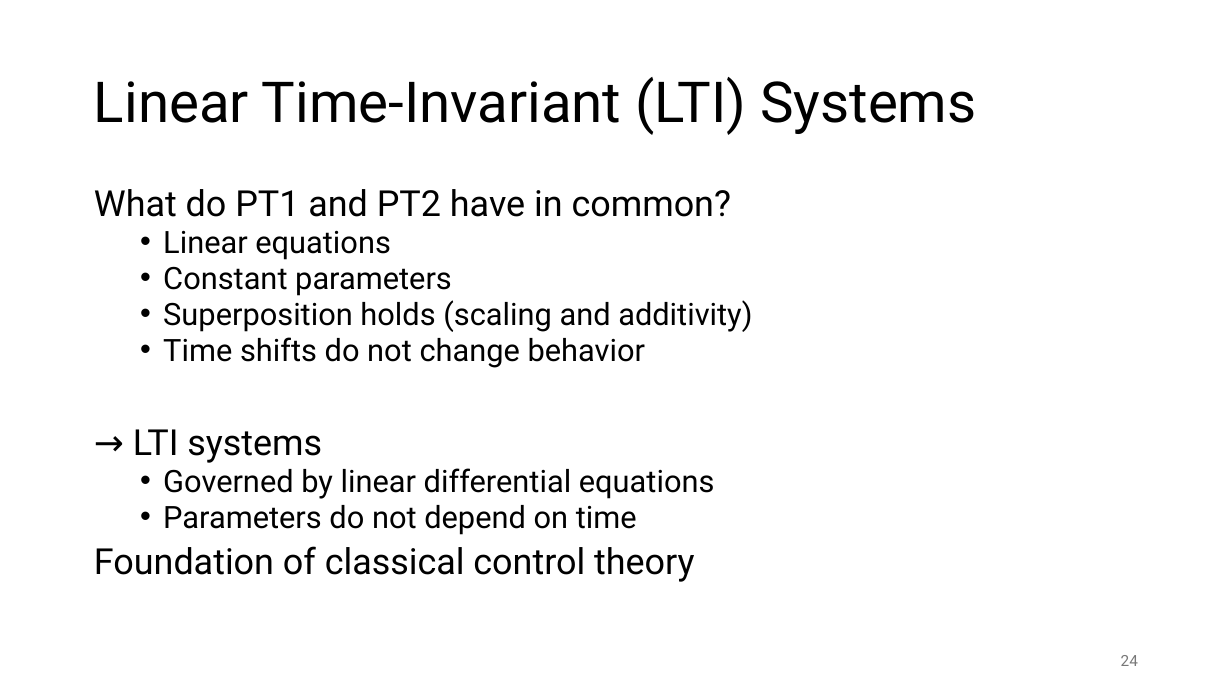
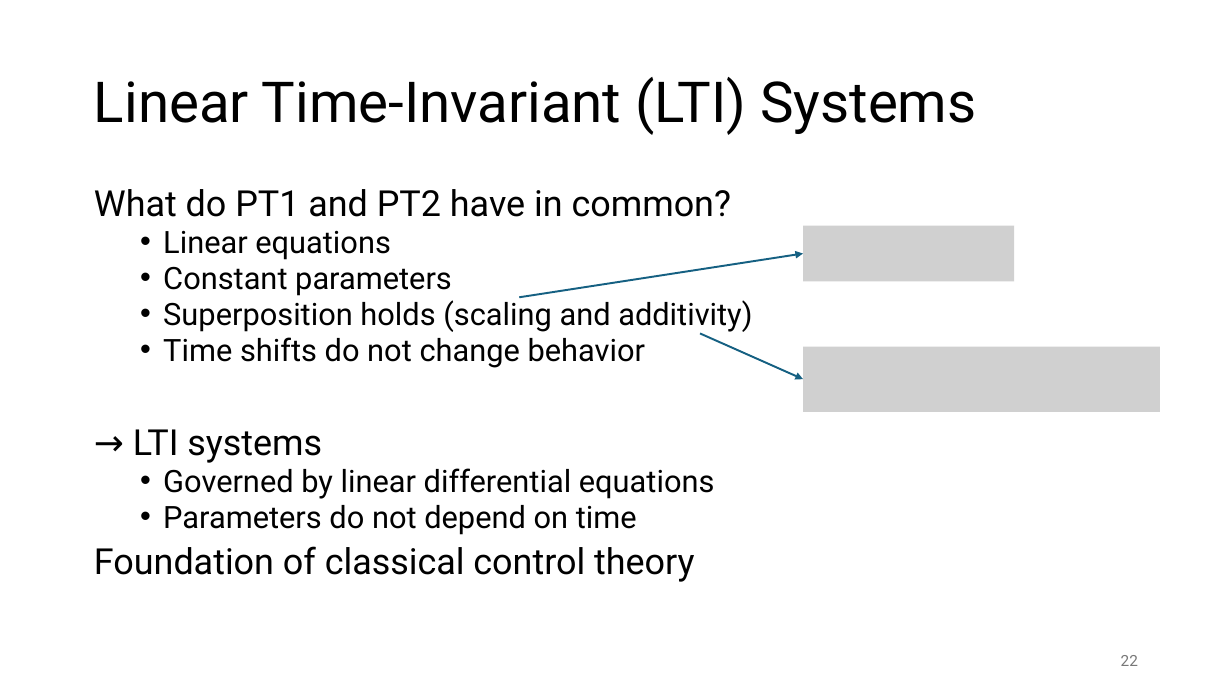
Before and after one commit to FelixWick/control_engineering, a slide deck: slide 22 of slides/1_systems.pptx (slide 24 before the commit). Drawn at 1232x693 pixels with LibreOffice and Linux fonts; fonts in the diff are those of the drawing; grey boxes stand for pictures. Boxes give left, top, right and bottom in pixels: in the first picture for what was removed or moved away, otherwise in the second. Text is boxed around its words. In the diff, an @@ line names an element or a change of style, - is before the commit and + after.

Commit message:
systems slides

```diff
--- a/slides/1_systems.pptx
+++ b/slides/1_systems.pptx
@@ picture added at (803,226,1014,282) @@
@@ arrow added from (519, 298) to (803, 253), #156082 1.5 pt @@
@@ arrow added from (701, 334) to (803, 379), #156082 1.5 pt @@
@@ picture added at (803,347,1160,412) @@
@@ page number at (1121,655,1138,666): text changed @@
-24
+22
```
Also in this commit, not shown: 6 other slides changed, 1 slide added, 3 slides removed, 1 other file.
